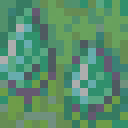
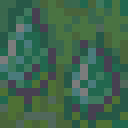
Layers edited between the first and the second 128 × 128 image:
"Capa 1": opacity 30% → 50% over <box>0,0,128,128</box>
renamed "Capa 0" to "Fondo", painted on it over <box>0,0,128,128</box>
